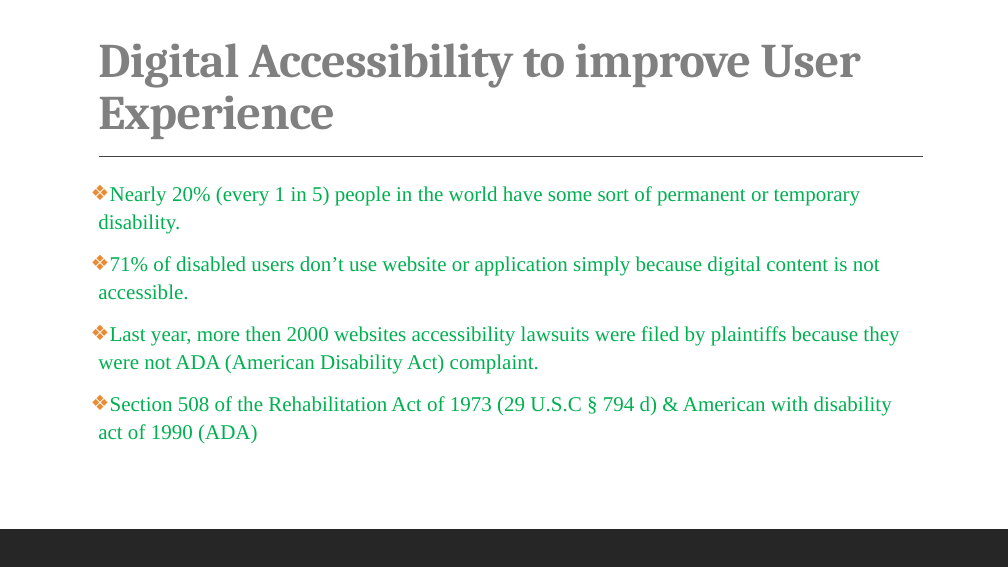
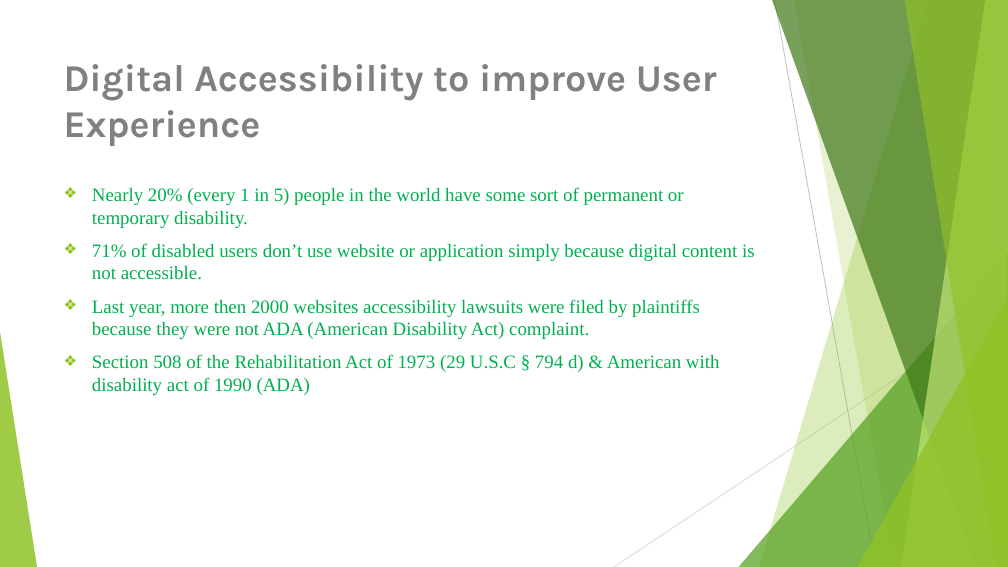
Before and after one commit to subash-s-acharya/UXDesignClass, a slide deck: slide 2 of Presentation/Accessibility For Digital Content & Services.pptx. Drawn at 1008x567 pixels with LibreOffice and Linux fonts; fonts in the diff are those of the drawing. Boxes give left, top, right and bottom in pixels: in the first picture for what was removed or moved away, otherwise in the second. Text is boxed around its words. In the diff, an @@ line names an element or a change of style, - is before the commit and + after.

```diff
--- a/Presentation/Accessibility For Digital Content & Services.pptx
+++ b/Presentation/Accessibility For Digital Content & Services.pptx
@@ title "Digital Accessibility to improve User ...": place and size @@
-title "Digital Accessibility to improve User ..." at [98,43,861,139]
+title "Digital Accessibility to improve User ..." at [64,64,717,146]
@@ title "Digital Accessibility to improve User ..." at [64,64,717,146]: size 46 to 36 pt, font Cambria to Karla, letter spacing -0.5 to 0 pt; line spacing 0.9 to 1; vertical alignment bottom to top @@
@@ text "Nearly 20% (every 1 in ..." at [92,187,755,395]: size 20 to 18 pt; indent changed; line spacing 1.1 to 1; less space between paragraphs; bullet colour #E88B33 to #90C226 @@
@@ line removed from (99, 157) to (923, 157) @@
@@ group added at [0,0,1008,567]: 5 freeform shapes, 3 triangles, 2 lines @@
@@ rectangle removed at [0,529,1008,567] @@
```
Also in this commit, not shown: 8 other slides changed, 1 slide added, 1 other file.
